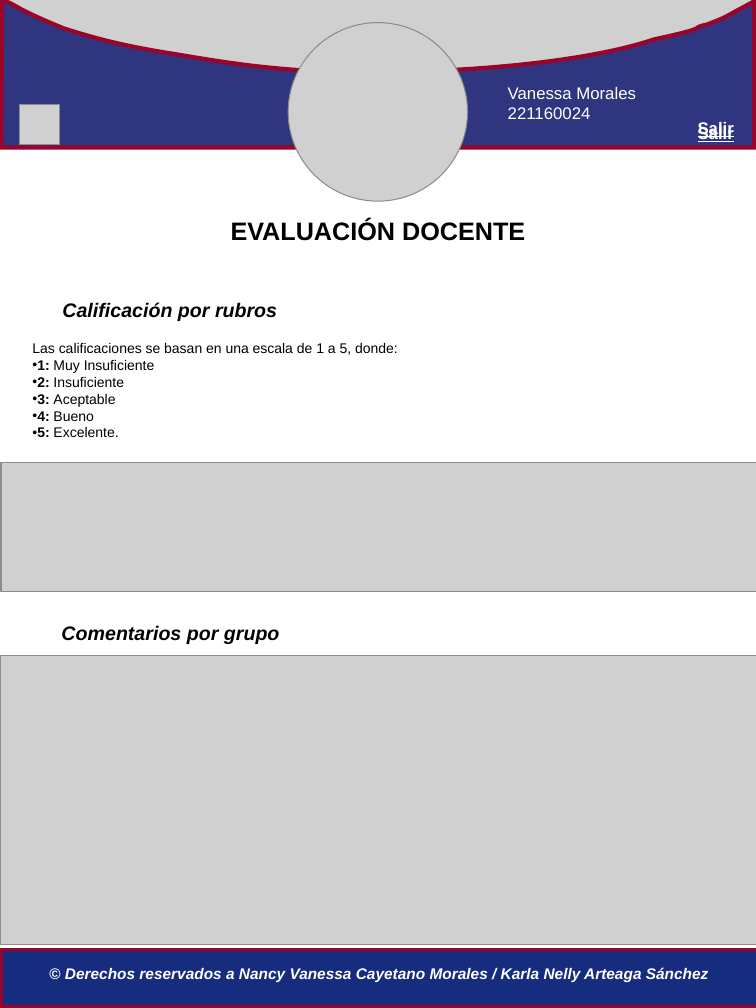
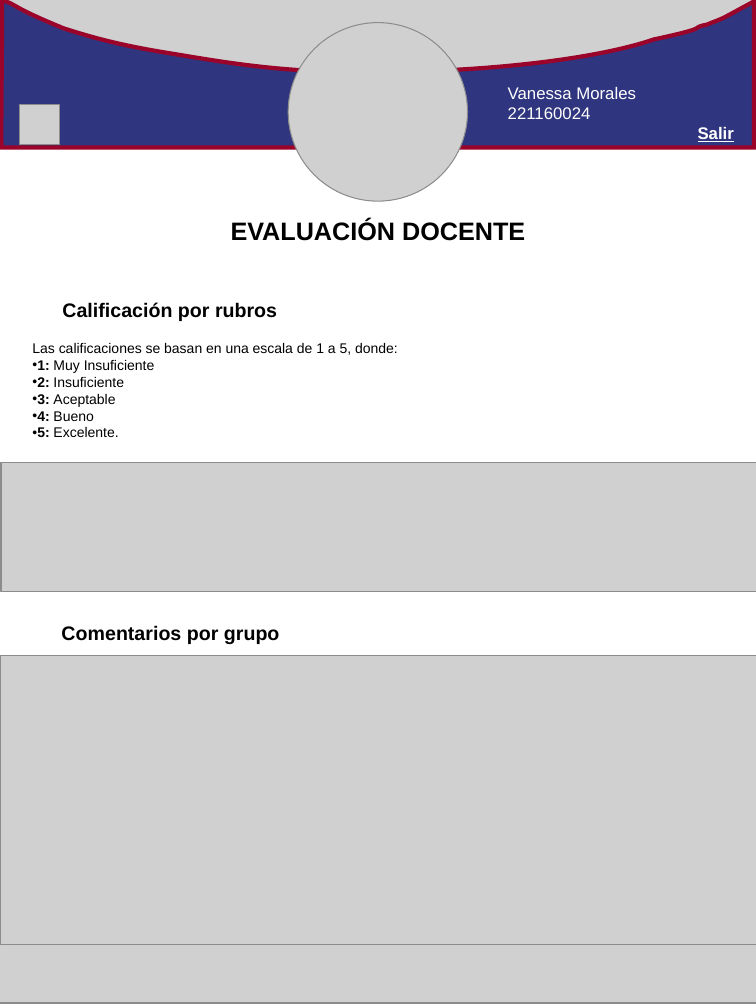
Before and after one commit to IngMiranda/TecnologiasWeb_9, a slide deck: slide 6 of Propuesta-páginas-docente.pptx (slide 5 before the commit). Drawn at 756x1008 pixels with LibreOffice and Linux fonts; fonts in the diff are those of the drawing; grey boxes stand for pictures. Boxes give left, top, right and bottom in pixels: in the first picture for what was removed or moved away, otherwise in the second. Text is boxed around its words. In the diff, an @@ line names an element or a change of style, - is before the commit and + after.

```diff
--- a/Propuesta-páginas-docente.pptx
+++ b/Propuesta-páginas-docente.pptx
@@ text removed at (698,121,734,139) @@
-Salir
@@ text "Calificación por rubros" at (62,302,277,321): italic off @@
@@ text "Comentarios por grupo" at (61,625,280,644): italic off @@
@@ picture added at (0,943,756,1003) @@
@@ rectangle removed at (1,950,756,1007) @@
@@ text removed at (65,967,709,982) @@
-© Derechos reservados a Nancy Vanessa Cayetano Morales / Karla Nelly Arteaga Sánchez
```
Also in this commit, not shown: 4 other slides changed, 6 slides added, 1 slide removed.
